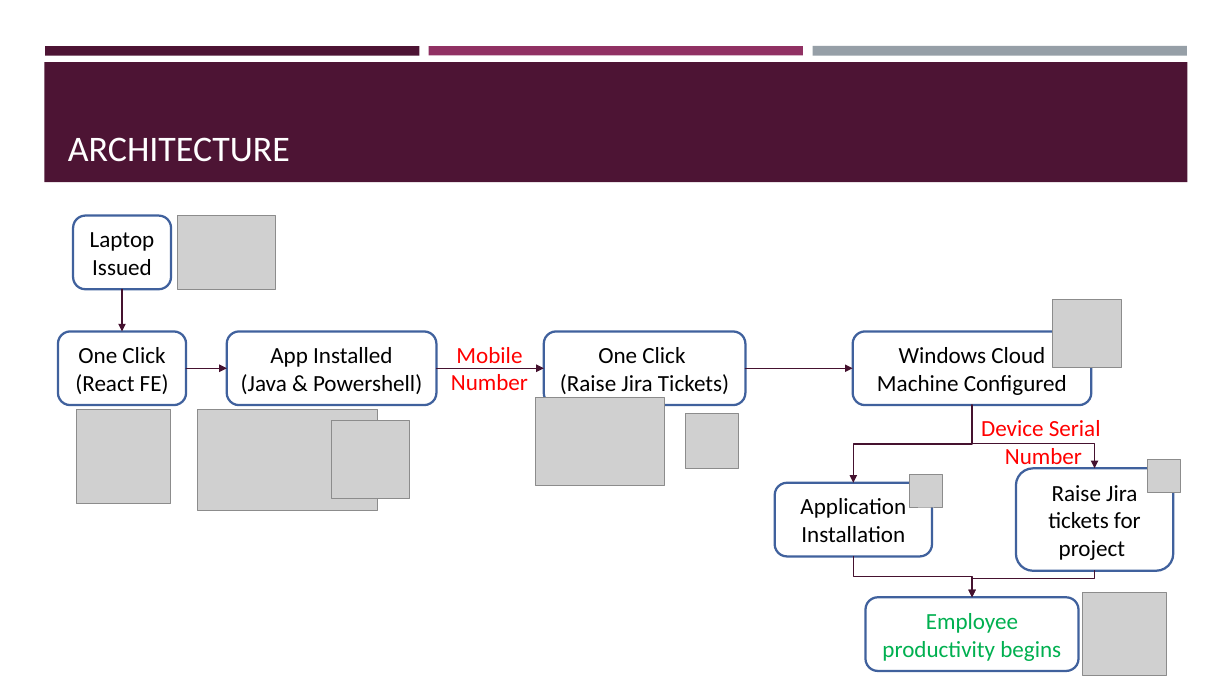
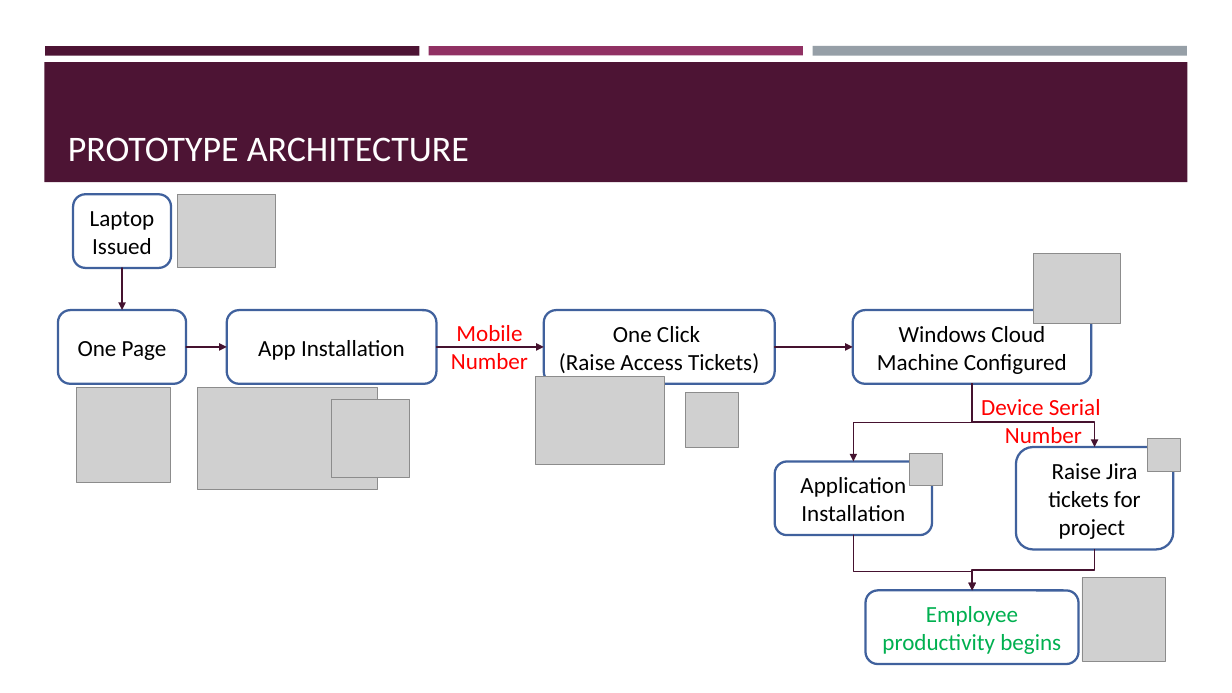
Before and after one commit to samiya-tamboli/samiya-tamboli, a slide deck: slide 5 of TECH_ENABLERS.pptx. Drawn at 1232x693 pixels with LibreOffice and Linux fonts; fonts in the diff are those of the drawing; grey boxes stand for pictures. Boxes give left, top, right and bottom in pixels: in the first picture for what was removed or moved away, otherwise in the second. Text is boxed around its words. In the diff, an @@ line names an element or a change of style, - is before the commit and + after.

```diff
--- a/TECH_ENABLERS.pptx
+++ b/TECH_ENABLERS.pptx
@@ title at (68, 137, 469, 162): text changed @@
-ARCHITECTURE
+PROTOTYPE ARCHITECTURE
@@ picture added at (1033, 254, 1120, 323) @@
@@ picture removed at (1054, 299, 1122, 368) @@
@@ 8 pictures, 6 rounded rectangles, 3 arrows, 2 texts, 2 elbow arrows: place and size @@
-8 pictures, 6 rounded rectangles, 3 arrows, 2 texts, 2 elbow arrows at (58, 215, 1180, 571)
+8 pictures, 6 rounded rectangles, 3 arrows, 2 texts, 2 elbow arrows at (58, 194, 1180, 550)
@@ rounded rectangle "One Click": place and size @@
-rounded rectangle "One Click" at (544, 332, 746, 406)
+rounded rectangle "One Click" at (544, 311, 775, 384)
@@ text in rounded rectangle at (78, 341, 167, 360): text changed @@
-One Click
-(React FE)
+One Page
@@ text in rounded rectangle at (258, 340, 405, 360): text changed @@
-App Installed
-(Java & Powershell)
+App Installation
@@ text in rounded rectangle at (559, 353, 759, 373): text changed @@
-(Raise Jira Tickets)
+(Raise Access Tickets)
@@ arrow moved from (746, 369) - (853, 369) to (775, 347) - (853, 347) @@
@@ elbow arrow moved from (854, 556) - (972, 597) to (854, 535) - (972, 591) @@
@@ elbow arrow moved from (1095, 571) - (972, 597) to (1095, 550) - (972, 591) @@
@@ rounded rectangle "Employee productivity begins": place and size @@
-rounded rectangle "Employee productivity begins" at (866, 597, 1080, 671)
+rounded rectangle "Employee productivity begins" at (866, 591, 1080, 665)
@@ picture: place and size @@
-picture at (1083, 592, 1166, 676)
+picture at (1082, 578, 1165, 661)
```
Also in this commit, not shown: 5 other slides changed.
